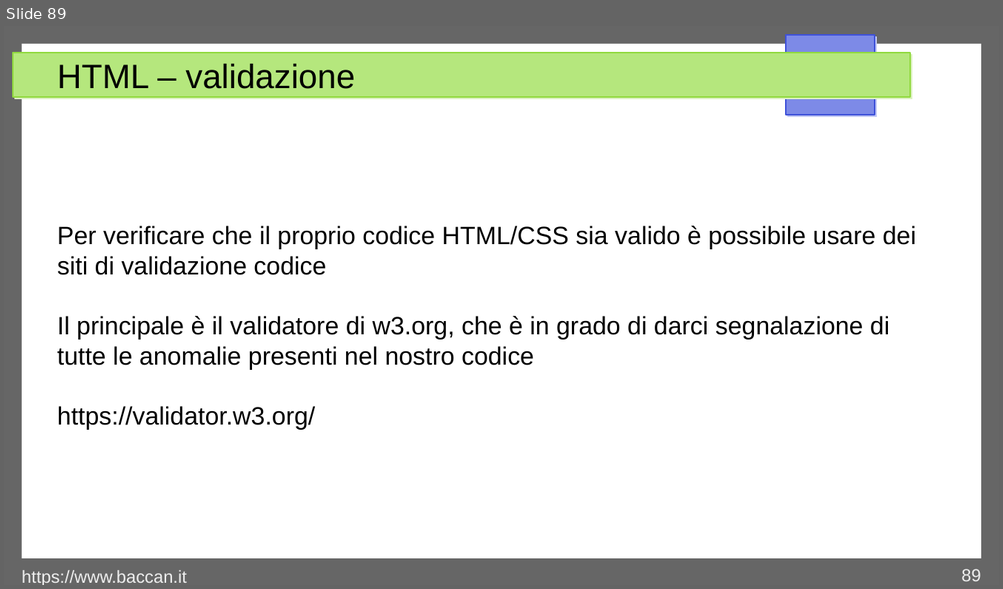
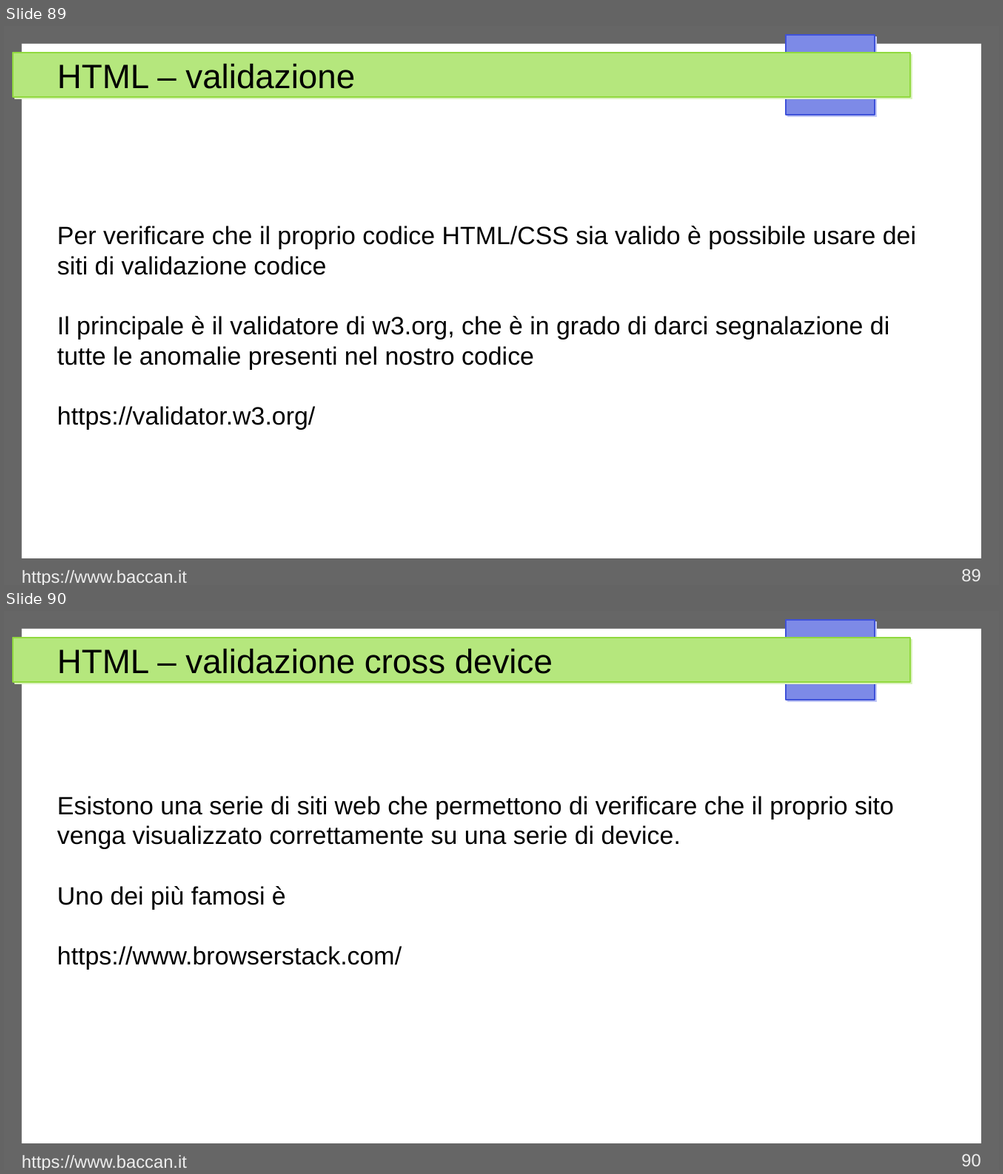
Before and after one commit to matteobaccan/CorsoHTML, a slide deck: Chapter_html.odp. Shown one above the other, each under a label of ours: slide 89 before the commit, slides 89 and 90 after it. The pictures are 1003x589 and 1003x1174 pixels, drawn with LibreOffice and Linux fonts; fonts in the diff are those of the drawing. Boxes give left, top, right and bottom in pixels: in the first picture for what was removed or moved away, otherwise in the second. Text is boxed around its words. In the diff, an @@ line names an element or a change of style, - is before the commit and + after.

```diff
--- a/Chapter_html.odp
+++ b/Chapter_html.odp
@@ slide 90 added at bbox=[4, 611, 999, 1170], background #FFFFFF; not listed: 4 template elements that a slide beside it also shows @@
@@ title added at bbox=[57, 649, 552, 674], 27 pt, text #000000 @@
+HTML – validazione cross device
@@ text added at bbox=[57, 796, 893, 970], 20 pt, text #000000 @@
+Esistono una serie di siti web che permettono di verificare che il proprio sito venga visualizzato correttamente su una serie di device.
+Uno dei più famosi è
+https://www.browserstack.com/
@@ text added at bbox=[22, 1156, 187, 1170], 14 pt, text #EEEEEE @@
+https://www.baccan.it
@@ page number added at bbox=[961, 1154, 980, 1167], 14 pt, text #EEEEEE @@
+90
```
Also in this commit, not shown: 1 slide changed, 10 other slides added, 5 other files.
